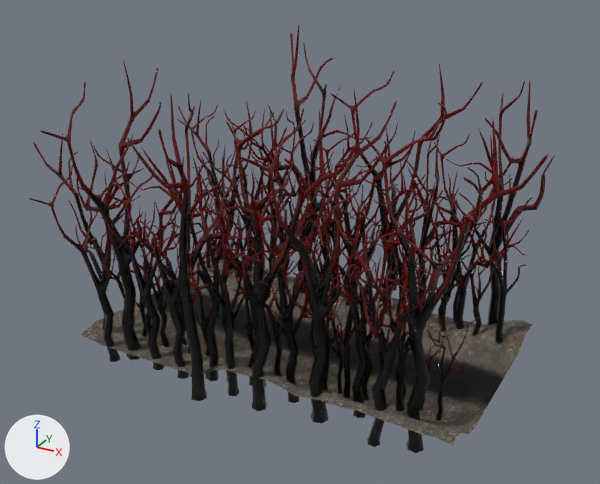
The glTF model Editor/assets/models/forest/forest03.gltf: old version first, new version second.
One viewpoint serves both versions: a 50 mm camera at (56.6, -105.0, 69.5) aimed at (0.5, -2.9, 18.4). The axes (+X, +Y, +Z) are drawn at lower left. The lights are the same throughout.

The older version as bpy lines, for what is in view:
```python
ob_cone_316 = bpy.data.objects.new('Cone.316', me_tree)
ob_cone_316.location = (25.5, -15.6, -2.1)
ob_cone_316.rotation_euler = (1.554, 0.00144, -2.168)  # degrees (89, 0.1, -124)
ob_cone_316.scale = (2.19, 2.19, 2.19)
ob_cone_333 = bpy.data.objects.new('Cone.333', me_tree)
ob_cone_333.location = (1.2, 15.7, -2.4)
ob_cone_333.rotation_euler = (1.553, 0.0123, -1.933)  # degrees (89, 0.7, -111)
ob_cone_333.scale = (1.64, 1.64, 1.64)
ob_cone_367 = bpy.data.objects.new('Cone.367', me_tree)
ob_cone_367.location = (11.9, -11.4, -1.7)
ob_cone_367.rotation_euler = (1.589, -0.0124, 0.249)  # degrees (91, -0.7, 14)
ob_cone_367.scale = (0.852, 0.852, 0.852)
ob_cone_368 = bpy.data.objects.new('Cone.368', me_tree)
ob_cone_368.location = (13.4, -12.3, -0.9)
ob_cone_368.rotation_euler = (1.582, 0.0265, 2.928)  # degrees (91, 1.5, 168)
ob_cone_368.scale = (1.17, 1.17, 1.17)
ob_cone_369 = bpy.data.objects.new('Cone.369', me_tree)
ob_cone_369.location = (15.9, -11.2, -1.1)
ob_cone_369.rotation_euler = (1.557, -0.0296, -2.036)  # degrees (89, -1.7, -117)
ob_cone_369.scale = (1.23, 1.23, 1.23)
ob_cone_370 = bpy.data.objects.new('Cone.370', me_tree)
ob_cone_370.location = (19.1, -12.0, -0.1)
ob_cone_370.rotation_euler = (1.587, -0.0286, -1.906)  # degrees (91, -1.6, -109)
ob_cone_370.scale = (0.992, 0.992, 0.992)
ob_cone_371 = bpy.data.objects.new('Cone.371', me_tree)
ob_cone_371.location = (20.9, -10.4, -0.6)
ob_cone_371.rotation_euler = (1.541, -0.0321, 1.755)  # degrees (88, -1.8, 101)
ob_cone_371.scale = (1.2, 1.2, 1.2)
ob_cone_372 = bpy.data.objects.new('Cone.372', me_tree)
ob_cone_372.location = (21.7, -11.9, 0.4)
ob_cone_372.rotation_euler = (1.55, -0.0476, -0.479)  # degrees (89, -2.7, -27)
ob_cone_372.scale = (1.11, 1.11, 1.11)
ob_cone_373 = bpy.data.objects.new('Cone.373', me_tree)
ob_cone_373.location = (26.9, -11.3, -0.7)
ob_cone_373.rotation_euler = (1.596, -0.03, 2.277)  # degrees (91, -1.7, 130)
ob_cone_373.scale = (0.866, 0.866, 0.866)
# also in view: 'Cone.348' at (-29.7, -13.0, 16.5); 'Cone.338' at (16.1, -13.6, 16.9); 'Plane.006' at (0.2, -0.5, 1.8); 'Cone.329' at (-19.8, 17.1, 15.0); 'Cone.321' at (7.1, 17.0, 19.0)
```
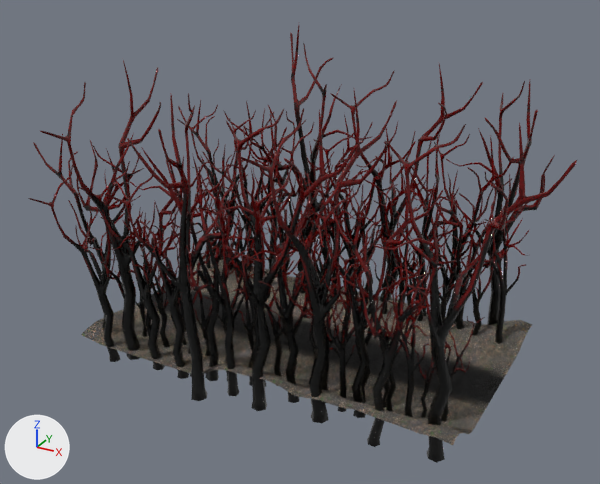
What the commit changed:
Object 'Cone.316' (ob_cone_316) moves from (25.5, -15.6, -2.1) to (28.6, -16.1, -2.1).
Object 'Cone.367' (ob_cone_367) moves from (11.9, -11.4, -1.7) to (12.4, -11.7, -1.7).
Object 'Cone.368' (ob_cone_368) moves from (13.4, -12.3, -0.9) to (13.4, -13.8, -1.1).
Object 'Cone.369' (ob_cone_369) moves from (15.9, -11.2, -1.1) to (15.9, -12.1, -1.2).
Object 'Cone.370' (ob_cone_370) moves from (19.1, -12.0, -0.1) to (20.7, -13.5, -0.2).
Object 'Cone.371' (ob_cone_371) moves from (20.9, -10.4, -0.6) to (19.1, -11.4, -0.7).
Object 'Cone.372' (ob_cone_372) moves from (21.7, -11.9, 0.4) to (24.0, -14.3, 0.2).
Object 'Cone.373' (ob_cone_373) moves from (26.9, -11.3, -0.7) to (27.6, -11.1, -0.6).
Object 'Cone.374' (ob_cone_374) moves from (24.0, -10.0, 0.1) to (25.1, -12.2, 0.0).

Boxes [x1, y1, x2, y2] around the edits, measured in the pictures (600 x 484 px):
'Cone.316', moved
    before: [351, 119, 548, 453]
    after: [374, 123, 577, 463]
'Cone.372', moved
    before: [377, 248, 428, 411]
    after: [386, 258, 430, 417]
'Cone.368', moved
    before: [331, 253, 376, 398]
    after: [322, 253, 372, 412]
'Cone.371', moved
    before: [352, 253, 447, 401]
    after: [335, 255, 430, 408]
'Cone.369', moved
    before: [337, 241, 427, 401]
    after: [335, 243, 425, 403]
'Cone.373', moved
    before: [426, 316, 479, 421]
    after: [440, 316, 485, 422]
'Cone.370', moved
    before: [356, 276, 429, 409]
    after: [363, 279, 441, 412]
'Cone.367', moved
    before: [329, 287, 355, 394]
    after: [329, 286, 366, 390]
'Cone.374', moved
    before: [402, 324, 451, 411]
    after: [407, 327, 455, 418]
